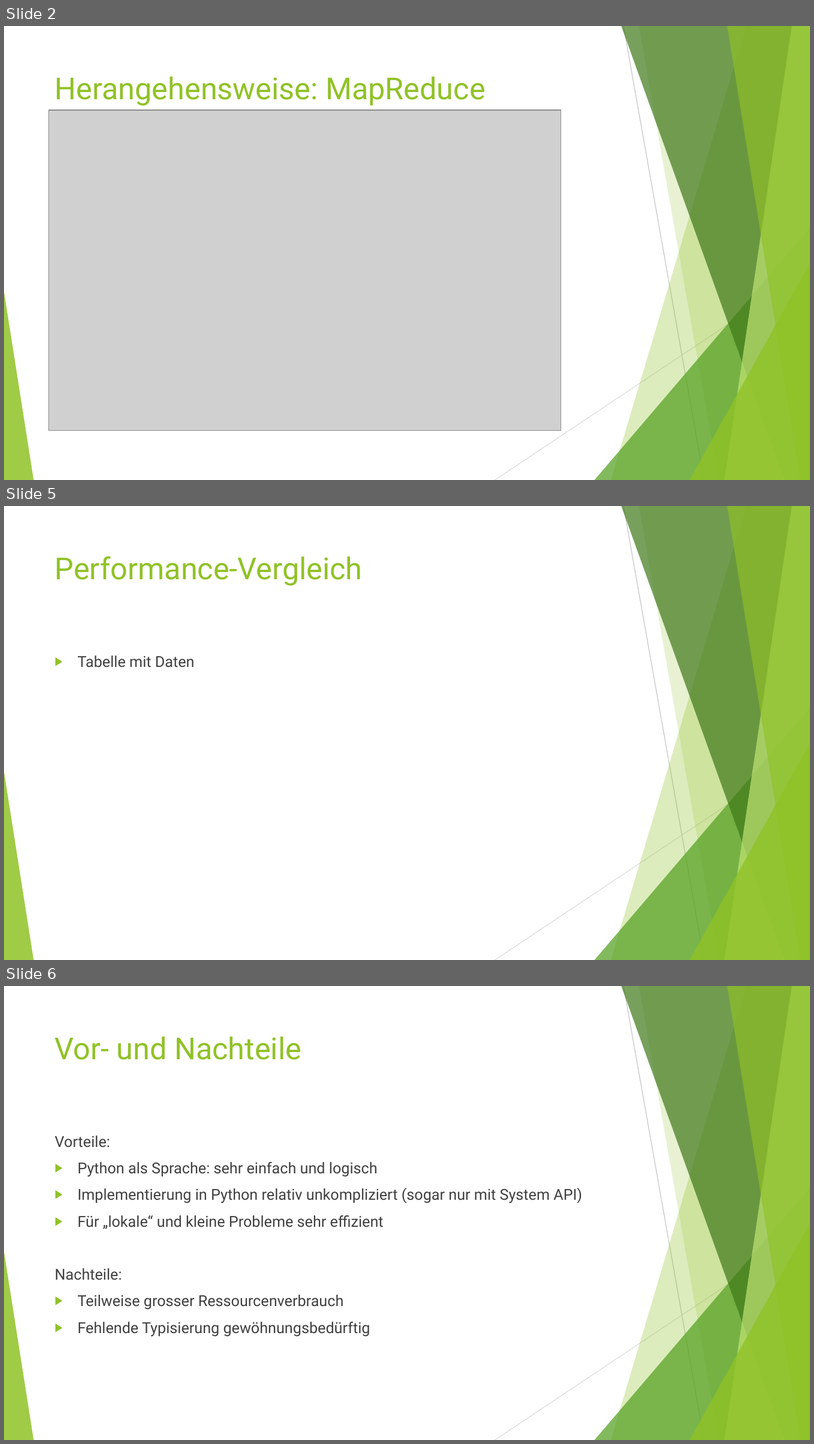
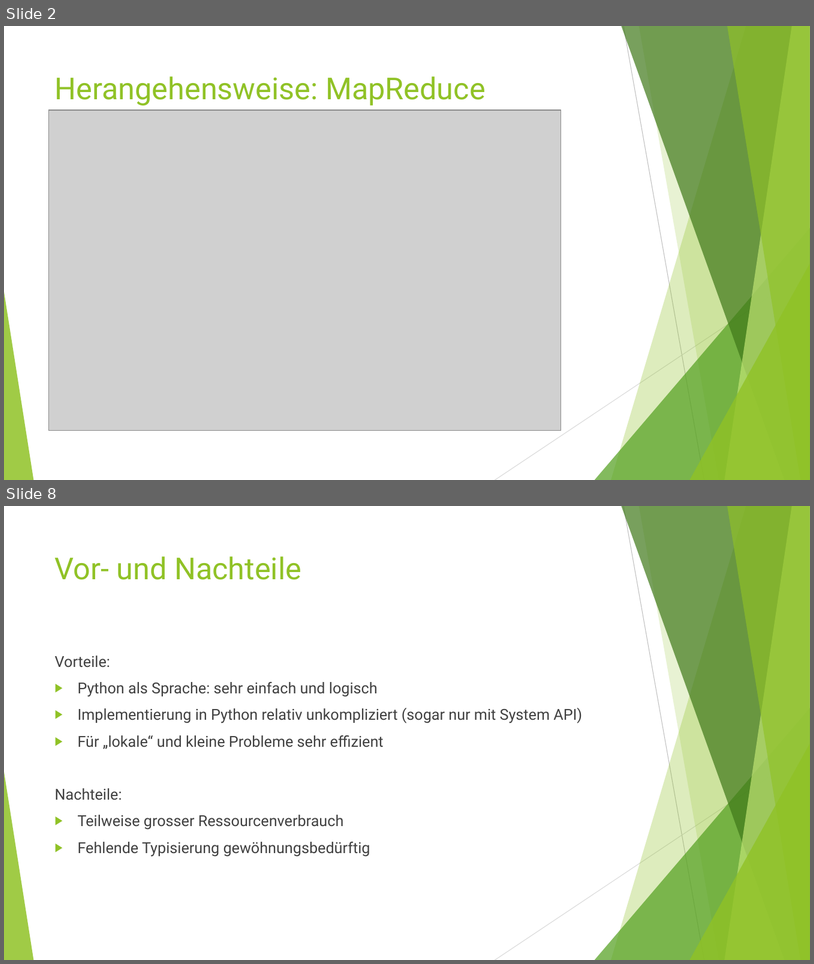
Before and after one commit to MarwinPhilips/ADMPython, a slide deck: 20170613 MapReduce Python.pptx. Shown one above the other, each under a label of ours: slides 2, 5 and 6 before the commit, slides 2 and 8 after it; the slides between them are not shown. The pictures are 814x1444 and 814x964 pixels, drawn with LibreOffice and Linux fonts; fonts in the diff are those of the drawing; grey boxes stand for pictures. Boxes give left, top, right and bottom in pixels: in the first picture for what was removed or moved away, otherwise in the second. Text is boxed around its words. In the diff, an @@ line names an element or a change of style, - is before the commit and + after.

```diff
--- a/20170613 MapReduce Python.pptx
+++ b/20170613 MapReduce Python.pptx
@@ slide 5 removed at box(4, 506, 810, 960), background #FFFFFF; not listed: 10 template elements that a slide beside it also shows @@
@@ title removed at box(55, 556, 363, 586) @@
-Performance-Vergleich
@@ text removed at box(78, 655, 195, 667) @@
-▶ Tabelle mit Daten
@@ what was slide 6 is now slide 8 @@
```
Also in this commit, not shown: 2 slides changed, 3 slides added, 3 other files.
